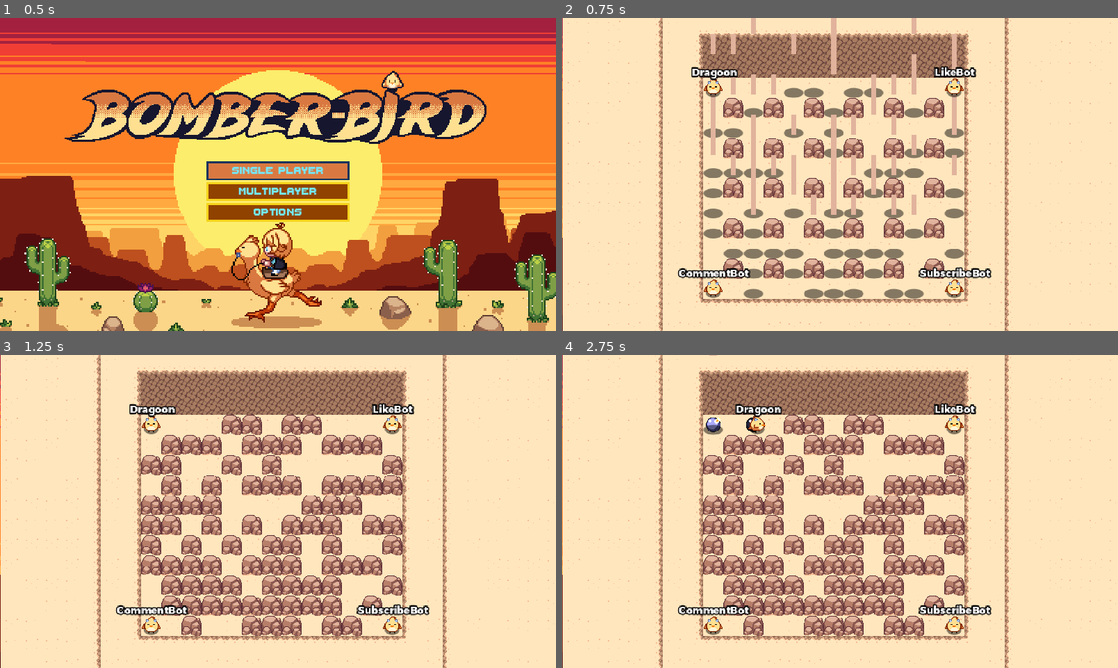
Above: before the commit, frames 1-4 (two rows, left to right).
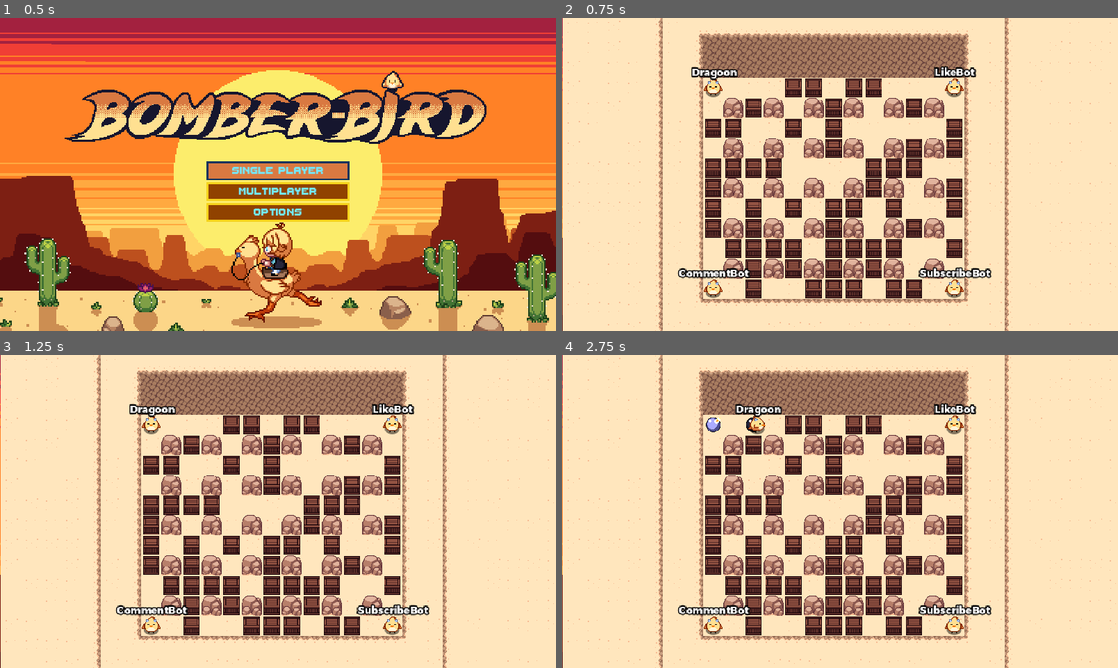
Above: after the commit, the same moments.

Repository: Dragoon-Project-Squad/bomberbird
Game: Godot game, scene res://scenes/main_menu.tscn
Same seed, same stepped clock (60 frames per second), same inputs: the game is played once before the commit and once after it. Sound files missing from this copy of the repository are replaced by a short silence.
Inputs:
- Up to frame 1 (0.5 s): no input
- Up to frame 2 (0.75 s): click "Single Player" at 0.5 s
- Up to frame 3 (1.25 s): no input
- Up to frame 4 (2.75 s): click "Single Player" at 1.25 s; tap Enter at 2 s; hold D (move_right) from 2.03 s (still down); hold Space (set_bomb) from 2.03 s (still down)

Frame 1 is identical in both runs. In frame 2, 12% of the frame differs, in the area x 25-73%, y 0-90%; in frame 3, 11%; in frame 4, 11%.

Commit message:
Fixed breakables spawning as unbreakables on game start

Diff:
--- a/scenes/battlegrounds.tscn
+++ b/scenes/battlegrounds.tscn
@@ -8,6 +8,7 @@
 [ext_resource type="Script" path="res://scripts/bomb_spawner.gd" id="6_xje61"]
 [ext_resource type="Script" path="res://scripts/powerup_spawner.gd" id="7_87w5t"]
 [ext_resource type="AudioStream" uid="uid://kkul2topsufx" path="res://sound/fx/bombdrop.wav" id="7_cxllj"]
+[ext_resource type="Script" path="res://scenes/breakable_spawner.gd" id="9_k4om7"]
 [ext_resource type="Script" path="res://scenes/unbreakable_spawner.gd" id="9_qqnss"]
 [ext_resource type="Script" path="res://scripts/explosion_spawner.gd" id="10_o2q20"]
 [ext_resource type="Script" path="res://scripts/timers/restriction_start_timer.gd" id="11_bq37i"]
@@ -231,7 +232,7 @@
 
 [node name="BreakableSpawner" type="MultiplayerSpawner" parent="."]
 spawn_path = NodePath("..")
-script = ExtResource("9_qqnss")
+script = ExtResource("9_k4om7")
 
 [node name="UnbreakableSpawner" type="MultiplayerSpawner" parent="."]
 spawn_path = NodePath("..")
@@ -252,6 +253,7 @@
 [node name="Timers" type="Node" parent="."]
 
 [node name="RestrictionStartTimer" type="Timer" parent="Timers"]
+wait_time = 2.0
 one_shot = true
 autostart = true
 script = ExtResource("11_bq37i")
Not shown: 1 places in scenes/battlegrounds.tscn that only renumber resources
